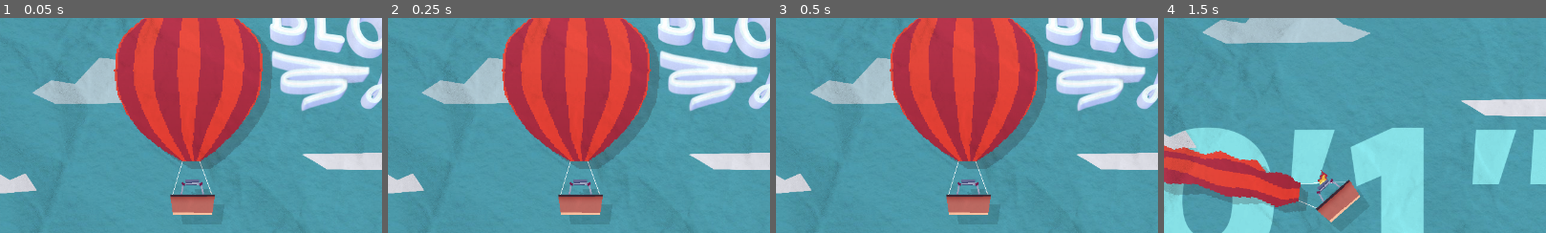
Above: before the commit, frames 1-4 (left to right).
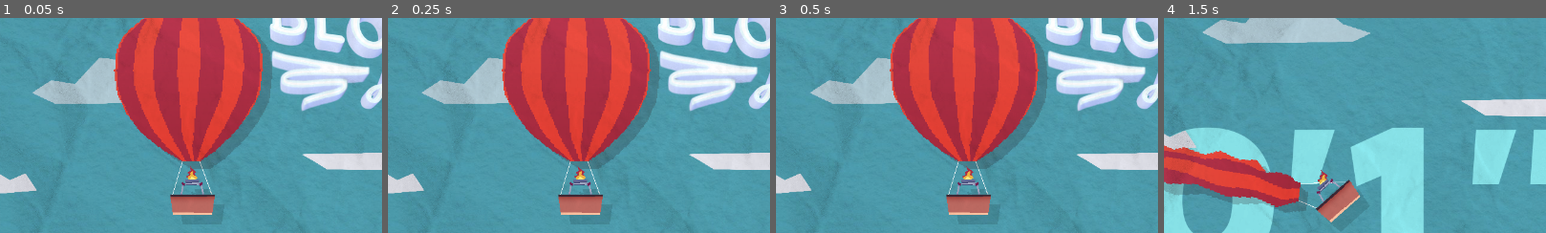
Above: after the commit, the same moments.

Repository: Fabianofski/minijam-191
Game: Godot game, scene res://scenes/game/game.tscn
Two runs of this game, one before a commit and one after it. Both use one fixed random seed, a clock stepped at 60 frames per second and the inputs below.
Inputs (mouse positions are % of the whole screen's width and height, from its top left):
- Up to frame 1 (0.05 s): no input
- Up to frame 2 (0.25 s): no input
- Up to frame 3 (0.5 s): no input
- Up to frame 4 (1.5 s): click "Start" at 0.5 s; move the mouse to (72, 45) at 1.27 s; hold Space (blow) from 1.28 s (still down)
The pictures show only the part of the screen within x 25-75%, y 9-59%; the shares and areas given below are measured in that part.

The runs differ from the first frame. In frame 1, 0.1% of the frame differs, in the area x 48-52%, y 68-76%; in frame 2, 0.1%; in frame 3, 0.1%; in frame 4, nothing differs.

Commit message:
Add: burner sound not affected by mic in title mneu

Diff:
--- a/scenes/game/air_balloon/air_balloon.gd
+++ b/scenes/game/air_balloon/air_balloon.gd
@@ -62,9 +62,12 @@
 	line_l.set_point_position(1, line_l.to_local(attach_l.global_position))
 	line_r.set_point_position(1, line_r.to_local(attach_r.global_position))
 
-	var blow = MicControl.get_blow_strength()
-	burner_sound.volume_linear = blow
-	fire.visible = blow != 0
+	if GameManager.game_started:
+		var blow = MicControl.get_blow_strength()
+		burner_sound.volume_linear = blow
+		fire.visible = blow != 0
+	else:
+		burner_sound.volume_linear = 0.1
 
 func pop_balloon():
 	balloon_shader.play("popped")
